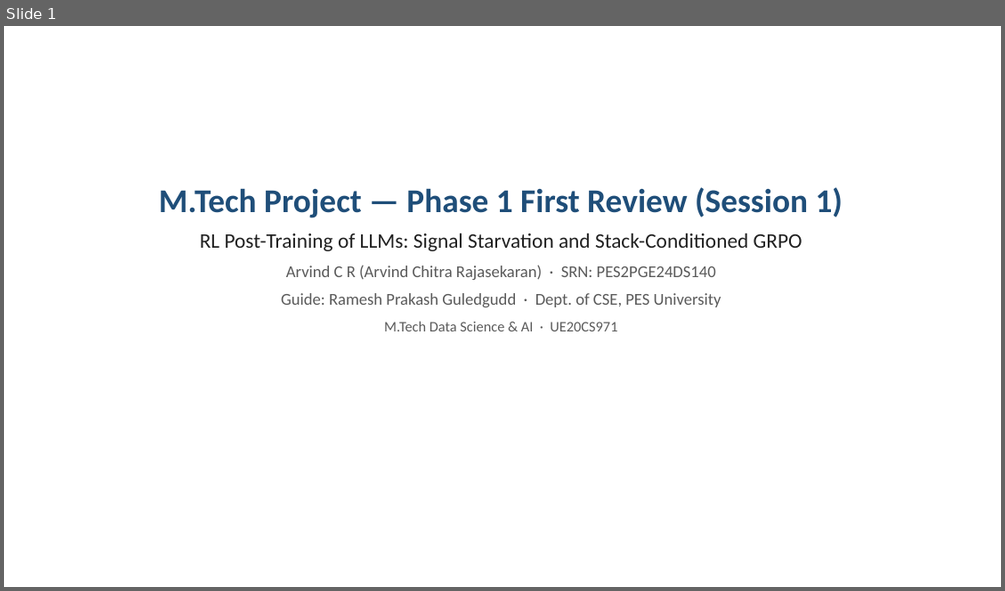
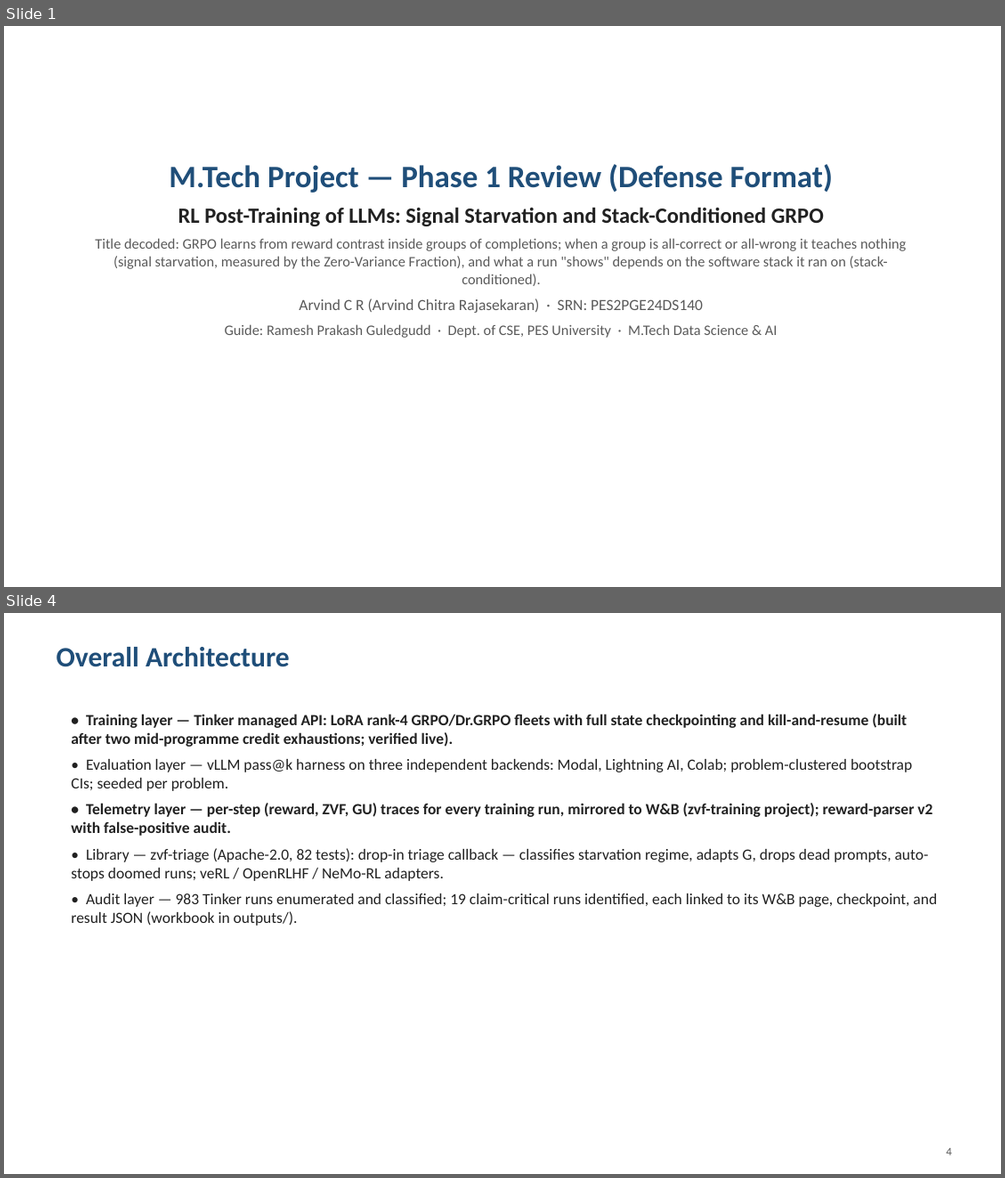
Before and after one commit to arvindcr4/tinker-rl-lab, a slide deck: outputs/PESU_MTech_Phase1_Session1_Review_ArvindCR.pptx. Shown one above the other, each under a label of ours: slide 1 before the commit, slides 1 and 4 after it; the slides between them are not shown. The pictures are 1005x591 and 1005x1178 pixels, drawn with LibreOffice and Linux fonts; fonts in the diff are those of the drawing. Boxes give left, top, right and bottom in pixels: in the first picture for what was removed or moved away, otherwise in the second. Text is boxed around its words. In the diff, an @@ line names an element or a change of style, - is before the commit and + after.

```diff
--- a/outputs/PESU_MTech_Phase1_Session1_Review_ArvindCR.pptx
+++ b/outputs/PESU_MTech_Phase1_Session1_Review_ArvindCR.pptx
@@ slide 4 added at [4,613,1001,1174], background #FFFFFF @@
@@ text added at [57,647,290,667], 27 pt, text #1F4E79, bold @@
+Overall Architecture
@@ text added at [71,714,937,925], 15 pt, text #212121 @@
+• Training layer — Tinker managed API: LoRA rank-4 GRPO/Dr.GRPO fleets with full state checkpointing and kill-and-resume (built after two mid-programme credit exhaustions; verified live).
+• Evaluation layer — vLLM pass@k harness on three independent backends: Modal, Lightning AI, Colab; problem-clustered bootstrap CIs; seeded per problem.
+• Telemetry layer — per-step (reward, ZVF, GU) traces for every training run, mirrored to W&B (zvf-training project); reward-parser v2 with false-positive audit.
+• Library — zvf-triage (Apache-2.0, 82 tests): drop-in triage callback — classifies starvation regime, adapts G, drops dead prompts, auto-stops doomed runs; veRL / OpenRLHF / NeMo-RL adapters.
+• Audit layer — 983 Tinker runs enumerated and classified; 19 claim-critical runs identified, each linked to its W&B page, checkpoint, and result JSON (workbook in outputs/).
@@ text added at [946,1148,951,1155], 11 pt, text #5A5A5A @@
+4
@@ slide 1 changed as well @@
@@ text "M.Tech Project — Phase 1 ...": place and size @@
-text "M.Tech Project — Phase 1 ..." at [159,187,843,331]
+text "M.Tech Project — Phase 1 ..." at [95,164,906,338]
@@ text at [169,164,833,192]: text changed; size 32 to 30 pt @@
-M.Tech Project — Phase 1 First Review (Session 1)
+M.Tech Project — Phase 1 Review (Defense Format)
@@ text at [178,207,824,313]: size 20 to 21 pt, bold on in "RL Post-Training of LLMs: Signal Starvation and ..."; size 16 to 15 pt in "Arvind C R (Arvind Chitra Rajasekaran) · ..."; less space between paragraphs @@
@@ text at [95,238,906,286]: paragraph added @@
+Title decoded: GRPO learns from reward contrast inside groups of completions; when a group is all-correct or all-wrong it teaches nothing (signal starvation, measured by the Zero-Variance Fraction), and what a run "shows" depends on the software stack it ran on (stack-conditioned).
@@ text at [225,324,777,338]: text changed; size 16 to 14 pt @@
-Guide: Ramesh Prakash Guledgudd · Dept. of CSE, PES University
-M.Tech Data Science & AI · UE20CS971
+Guide: Ramesh Prakash Guledgudd · Dept. of CSE, PES University · M.Tech Data Science & AI
```
Also in this commit, not shown: 2 other slides changed, 11 other slides added, 10 slides removed, 1 other file.
